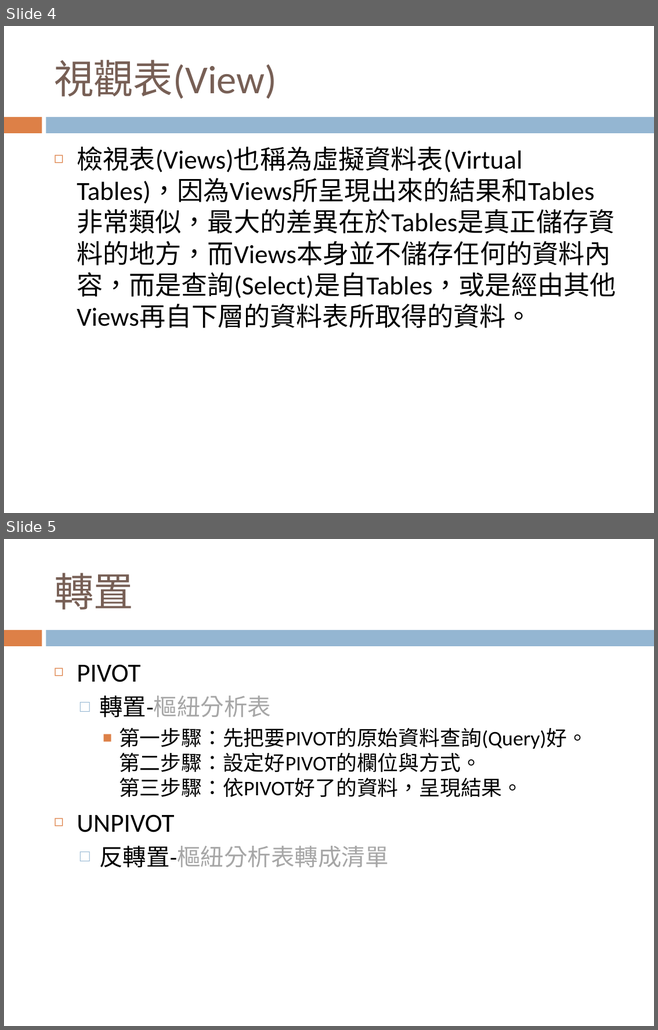
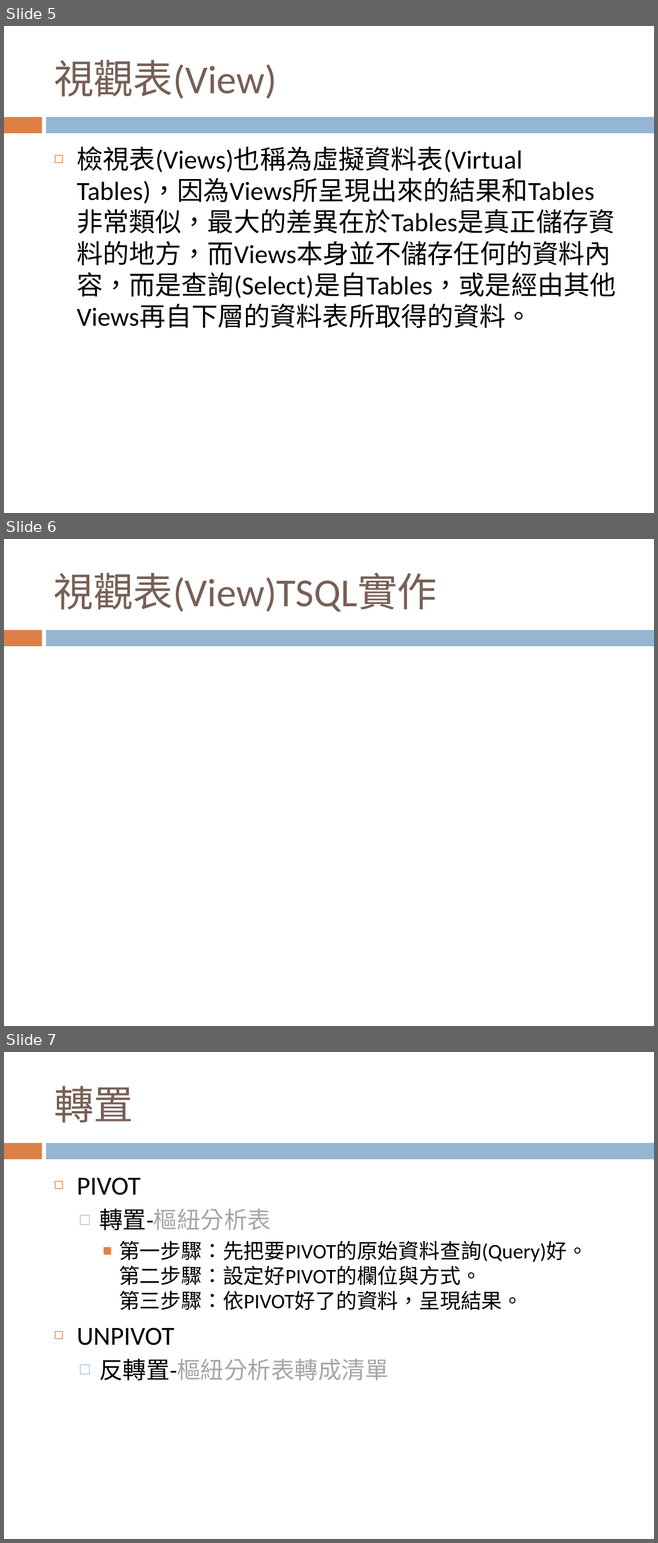
Before and after one commit to Glenn-Cowell/Practice, a slide deck: 20140704-Glenn-TSQL 函式介紹/TSQL 教學.pptx. Shown one above the other, each under a label of ours: slides 4 and 5 before the commit, slides 5, 6 and 7 after it. The pictures are 658x1030 and 658x1543 pixels, drawn with LibreOffice and Linux fonts; fonts in the diff are those of the drawing. Boxes give left, top, right and bottom in pixels: in the first picture for what was removed or moved away, otherwise in the second. Text is boxed around its words. In the diff, an @@ line names an element or a change of style, - is before the commit and + after.

```diff
--- a/20140704-Glenn-TSQL 函式介紹/TSQL 教學.pptx
+++ b/20140704-Glenn-TSQL 函式介紹/TSQL 教學.pptx
@@ slide 6 added at (4,539,654,1026), background #FFFFFF; not listed: 2 template elements that a slide beside it also shows @@
@@ title added at (54,573,437,612), 44 pt, text #775F55 @@
+視觀表(View)TSQL實作
@@ what was slide 4 is now slide 5 @@
@@ what was slide 5 is now slide 7 @@
```
Also in this commit, not shown: 1 slide changed, 4 other slides added, 1 other file.
